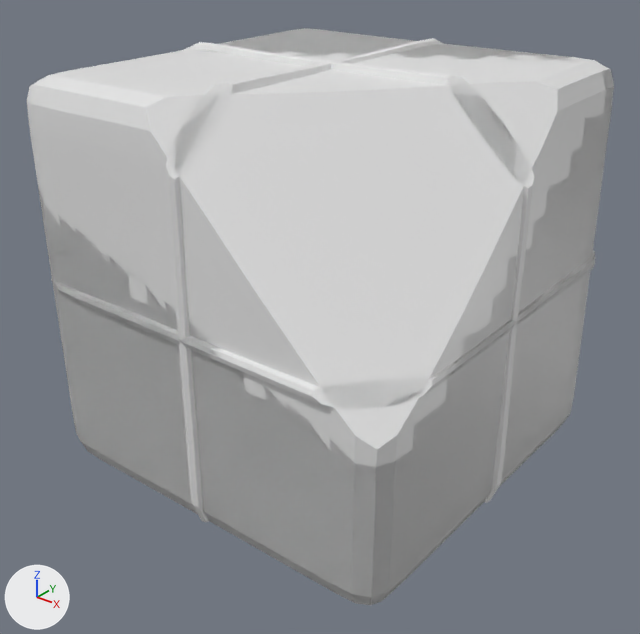
Before and after pictures for a commit that changed the FBX model Assets/Models/Ruin/HayWall_Ruin.fbx.
The view is the same before and after, from a 50 mm camera at (2.53, -3.25, 2.73) aimed at (0.02, -0.12, 0.78). Arrows for +X, +Y and +Z are at lower left; the lights stay in place. Where no turn or scale is listed for an object, it has been applied to the vertices. Vertices at the same position are counted once.

In view in the first picture: 'String', 'String.001', 'Wall', 'Wall.001'.
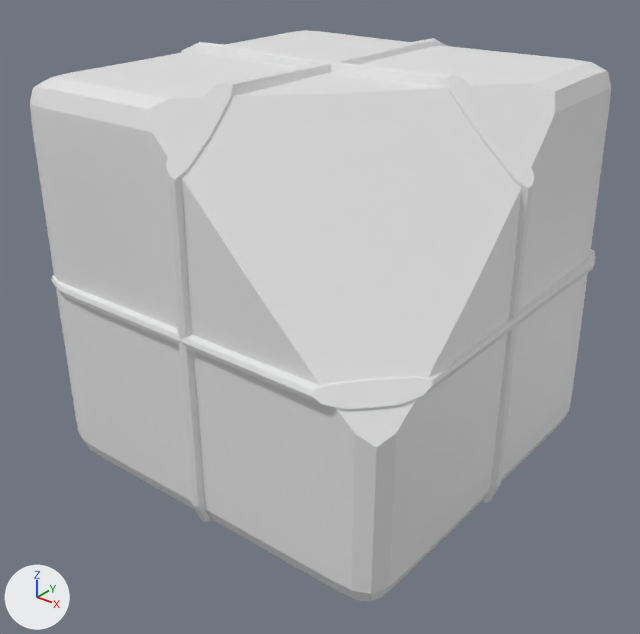
The newer file is also rescaled (x1.009), turned or shifted as a whole; pictures and numbers use the older file's frame.

Location of each change, [x1, y1, x2, y2] in pixels of the pictures (640 x 634 px):
'Wall', deleted: before [27, 28, 614, 605]
'Wall.001', deleted: before [38, 48, 606, 467]
'String.001', deleted: before [51, 252, 595, 376]
part 1 of me_cube_006, added: after [30, 30, 611, 602]

Patch to the scene script:
```diff
--- a/Assets/Models/Ruin/HayWall_Ruin.fbx.py
+++ b/Assets/Models/Ruin/HayWall_Ruin.fbx.py
@@ me_cube_006 @@
 # used by ob_string; location = (0.0, 0.0, 1.0)
-me_cube_006.from_pydata(...)  # 1442 vertices, 1411 faces; spans x -1.03..1.03, y -1.04..1.03, z -1.03..1.03
-me_cube_006.materials.append(mat_材质_001)  # white #e7e7e7
+me_cube_006.from_pydata(...)  # 3253 vertices, 3188 faces; spans x -1.03..1.03, y -1.04..1.03, z -1.03..1.03
+# me_cube_006 part 1: a new loose piece of 1811 vertices spanning x -1.0..1.01, y -1.0..0.99, z -1.0..0.99
@@ ob_wall @@
-ob_wall = bpy.data.objects.new('Wall', me_cube_003)
-ob_wall.location = (0.0, 0.0, 1.0)
@@ ob_string_001 @@
-ob_string_001 = bpy.data.objects.new('String.001', me_cube_012)
-ob_string_001.location = (0.0, 0.0, 1.0)
@@ ob_wall_001 @@
-ob_wall_001 = bpy.data.objects.new('Wall.001', me_cube_008)
-ob_wall_001.location = (0.0, 0.0, 1.0)
```
